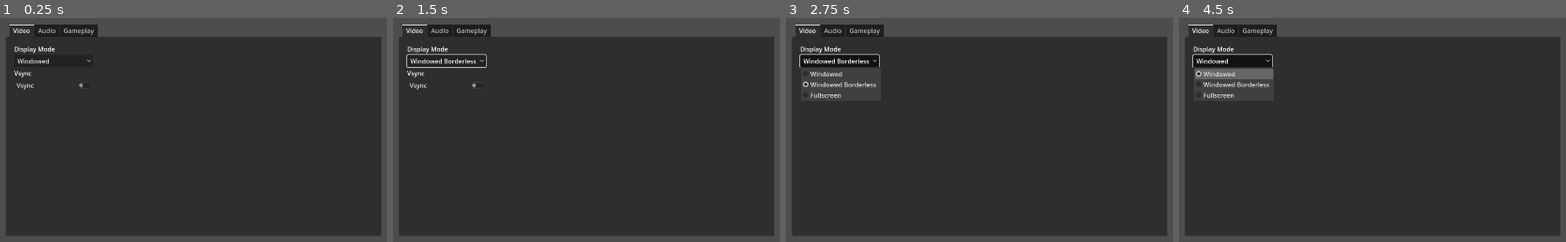
Above: before the commit, frames 1-4 (left to right).
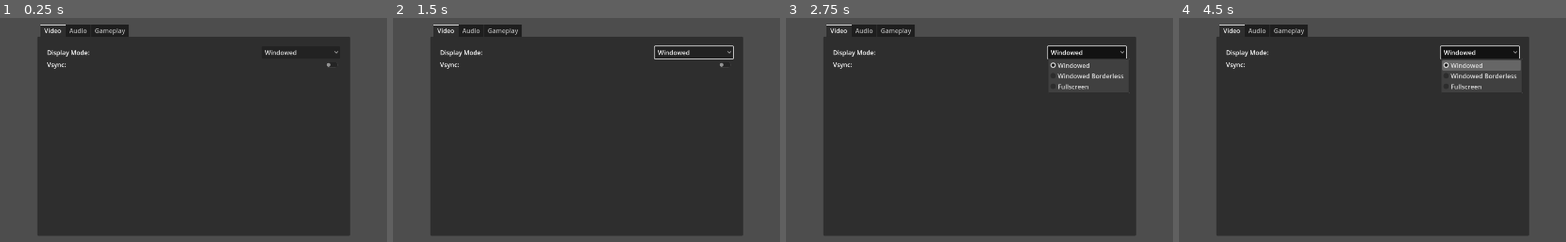
Above: after the commit, the same moments.

Repository: alwod/Dialogue-System
Game: Godot game, scene res://Scenes/options_menu.tscn
Same seed, same stepped clock (60 frames per second), same inputs: the game is played once before the commit and once after it. This scene is started directly instead of the project's main scene.
Inputs (mouse positions are in pixels of both pictures, inside the frame that each line leads up to; where the layout moved, square brackets give the same spot in the first picture):
- Up to frame 1 (0.25 s): no input
- Up to frame 2 (1.5 s): click "Windowed" at 0.5 s; click (725, 65) [447, 85] at 1.25 s
- Up to frame 3 (2.75 s): click "Windowed Borderless" (after the commit: "Windowed") at 2 s
- Up to frame 4 (4.5 s): tap Enter at 2.75, 4.25 s; move the mouse to (1535, 107) at 2.77 s; hold D (move_right) 2.78-3.53 s; tap Space (jump) at 3.02, 3.5, 3.77 s; move the mouse to (1221, 150) at 3.52 s; hold S (move_backwards) 3.53-4.28 s; move the mouse to (1446, 35) at 4.27 s; hold D (move_right) from 4.28 s (still down)

The runs differ from the first frame. In frame 1, 15% of the frame differs, in the area x 1-99%, y 2-98%; in frame 2, 16%; in frame 3, 17%; in frame 4, 19%.

Commit message:
Changed layout of options in the options menu

Diff:
--- a/Dialogue Testing Project/Scenes/main.tscn
+++ b/Dialogue Testing Project/Scenes/main.tscn
@@ -1,8 +1,13 @@
-[gd_scene load_steps=10 format=3 uid="uid://f1ohqmwmbc3p"]
+[gd_scene load_steps=11 format=3 uid="uid://f1ohqmwmbc3p"]
 
 [ext_resource type="PackedScene" uid="uid://b3hxqvmyb1tvs" path="res://Scenes/player.tscn" id="1_pafon"]
 [ext_resource type="Shader" path="res://Scripts/shader_material.gdshader" id="2_rnk01"]
 [ext_resource type="PackedScene" uid="uid://c2yqy1nhopqe7" path="res://Scenes/npc.tscn" id="3_d17gb"]
+
+[sub_resource type="GDScript" id="GDScript_x3wya"]
+script/source = "extends Node
+
+"
 
 [sub_resource type="BoxShape3D" id="BoxShape3D_6j4oo"]
 size = Vector3(100, 2, 100)
@@ -15,8 +20,8 @@
 
 [sub_resource type="ShaderMaterial" id="ShaderMaterial_axbx4"]
 shader = ExtResource("2_rnk01")
-shader_parameter/skyColour = Color(0.647059, 0.647059, 0.980392, 1)
-shader_parameter/horizonColor = Color(0.843137, 0.67451, 0.815686, 1)
+shader_parameter/skyColour = Color(0.27451, 0.635294, 0.878431, 1)
+shader_parameter/horizonColor = Color(0.305882, 0.517647, 0.572549, 1)
 
 [sub_resource type="Sky" id="Sky_pehnl"]
 sky_material = SubResource("ShaderMaterial_axbx4")
@@ -27,6 +32,7 @@
 ambient_light_source = 3
 
 [node name="Main" type="Node"]
+script = SubResource("GDScript_x3wya")
 
 [node name="Ground" type="StaticBody3D" parent="."]
 transform = Transform3D(1, 0, 0, 0, 1, 0, 0, 0, 1, 0, -1.03909, 0)
--- a/Dialogue Testing Project/Scenes/options_menu.tscn
+++ b/Dialogue Testing Project/Scenes/options_menu.tscn
@@ -1,7 +1,9 @@
-[gd_scene load_steps=3 format=3 uid="uid://baq2l5alfr45m"]
+[gd_scene load_steps=4 format=3 uid="uid://baq2l5alfr45m"]
 
 [ext_resource type="Script" path="res://Scripts/options_menu.gd" id="1_rxs05"]
 [ext_resource type="AudioStream" uid="uid://cj3vca5vcxok7" path="res://Audio/camera-shutter-click.wav" id="2_uahaq"]
+
+[sub_resource type="Theme" id="Theme_vwspm"]
 
 [node name="OptionsMenu" type="Control"]
 layout_mode = 3
@@ -10,10 +12,11 @@
 anchor_bottom = 1.0
 offset_left = 4.0
 offset_top = 4.0
-offset_right = 4.0
+offset_right = 4.026
 offset_bottom = 4.0
 grow_horizontal = 2
 grow_vertical = 2
+theme = SubResource("Theme_vwspm")
 script = ExtResource("1_rxs05")
 
 [node name="TabContainer" type="TabContainer" parent="."]
@@ -23,9 +26,9 @@
 anchor_top = 0.5
 anchor_right = 0.5
 anchor_bottom = 0.5
-offset_left = -480.0
+offset_left = -400.0
 offset_top = -270.0
-offset_right = 480.0
+offset_right = 400.0
 offset_bottom = 270.0
 grow_horizontal = 2
 grow_vertical = 2
@@ -35,22 +38,27 @@
 layout_mode = 2
 
 [node name="MarginContainer" type="MarginContainer" parent="TabContainer/Video"]
-layout_mode = 0
-offset_left = 21.0
-offset_top = 20.0
-offset_right = 919.0
-offset_bottom = 471.0
+layout_mode = 1
+anchors_preset = 15
+anchor_right = 1.0
+anchor_bottom = 1.0
+grow_horizontal = 2
+grow_vertical = 2
+theme_override_constants/margin_left = 25
+theme_override_constants/margin_top = 25
+theme_override_constants/margin_right = 25
 
 [node name="GridContainer" type="GridContainer" parent="TabContainer/Video/MarginContainer"]
 layout_mode = 2
+columns = 2
 
 [node name="DisplayModeLabel" type="Label" parent="TabContainer/Video/MarginContainer/GridContainer"]
 layout_mode = 2
-text = "Display Mode"
+text = "Display Mode:"
 
 [node name="DisplayModeOptionsButton" type="OptionButton" parent="TabContainer/Video/MarginContainer/GridContainer"]
 layout_mode = 2
-size_flags_horizontal = 8
+size_flags_horizontal = 10
 item_count = 3
 selected = 0
 popup/item_0/text = "Windowed"
@@ -62,11 +70,11 @@
 
 [node name="VsyncLabel" type="Label" parent="TabContainer/Video/MarginContainer/GridContainer"]
 layout_mode = 2
-text = "Vsync"
+text = "Vsync:"
 
 [node name="VsyncCheckButton" type="CheckButton" parent="TabContainer/Video/MarginContainer/GridContainer"]
 layout_mode = 2
-text = "Vsync"
+size_flags_horizontal = 8
 
 [node name="Audio" type="TabBar" parent="TabContainer"]
 visible = false
@@ -76,21 +84,28 @@
 layout_mode = 2
 
 [node name="MarginContainer" type="MarginContainer" parent="TabContainer/Gameplay"]
-layout_mode = 0
-offset_left = 21.0
-offset_top = 20.0
-offset_right = 919.0
-offset_bottom = 471.0
+layout_mode = 1
+anchors_preset = 15
+anchor_right = 1.0
+anchor_bottom = 1.0
+grow_horizontal = 2
+grow_vertical = 2
+theme_override_constants/margin_left = 25
+theme_override_constants/margin_top = 25
+theme_override_constants/margin_right = 25
 
 [node name="GridContainer" type="GridContainer" parent="TabContainer/Gameplay/MarginContainer"]
 layout_mode = 2
+columns = 2
 
 [node name="SensitivityLabel" type="Label" parent="TabContainer/Gameplay/MarginContainer/GridContainer"]
 layout_mode = 2
 text = "Camera Sensitivity"
 
 [node name="SensitivitySlider" type="HSlider" parent="TabContainer/Gameplay/MarginContainer/GridContainer"]
+custom_minimum_size = Vector2(200, 0)
 layout_mode = 2
+size_flags_horizontal = 10
 min_value = 0.001
 max_value = 0.005
 step = 0.0
--- /dev/null
+++ b/Dialogue Testing Project/Scenes/options_menu_v2.tscn
@@ -0,0 +1,14 @@
+[gd_scene format=3 uid="uid://2gqd5d5adbeh"]
+
+[node name="OptionsMenu" type="Popup"]
+position = Vector2i(286, 146)
+size = Vector2i(1358, 768)
+visible = true
+
+[node name="Background" type="ColorRect" parent="."]
+anchors_preset = 15
+anchor_right = 1.0
+anchor_bottom = 1.0
+grow_horizontal = 2
+grow_vertical = 2
+color = Color(0.341176, 0.341176, 0.341176, 1)
--- a/Dialogue Testing Project/Scripts/options_menu.gd
+++ b/Dialogue Testing Project/Scripts/options_menu.gd
@@ -19,7 +19,10 @@
 
 # Called when any button is pressed to play a sound.
 func pressed():
-	$ButtonPressSoundPlayer.play()
+	play_button_sound()
 
 func _on_sensitivity_slider_value_changed(value):
 	ProjectSettings.set_setting("player/camera_sensitivity", value)
+
+func play_button_sound():
+	$ButtonPressSoundPlayer.play()
Empty file added: Dialogue Testing Project/Scripts/save_options.gd
